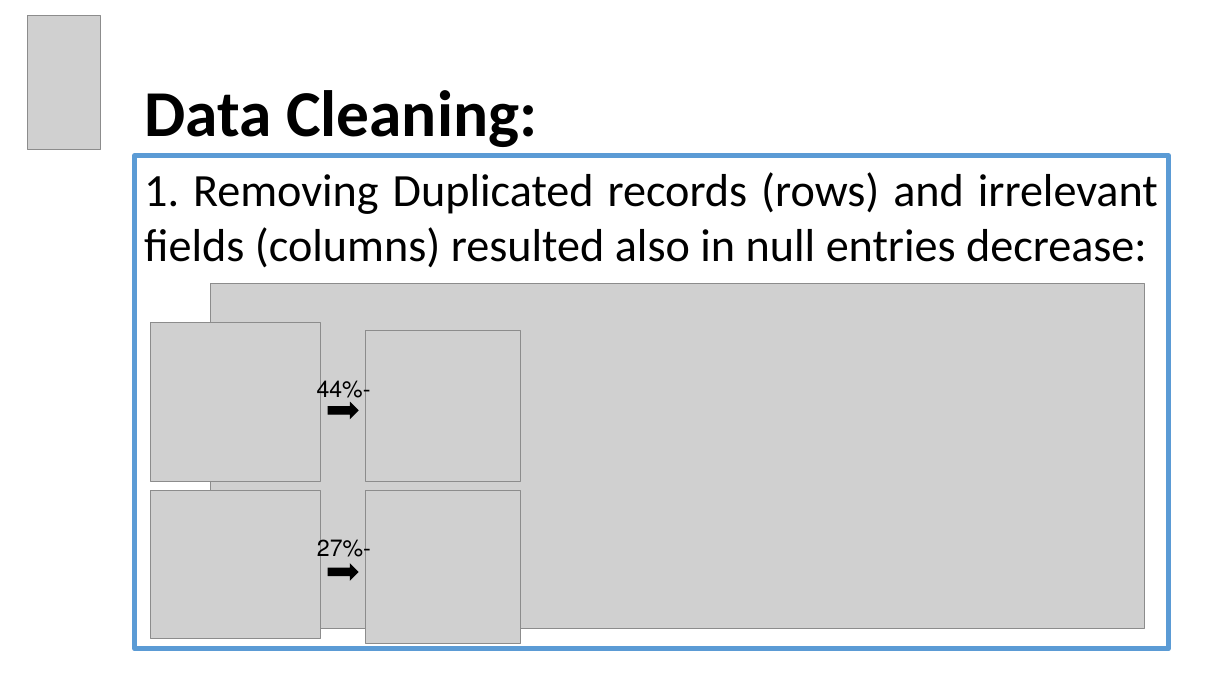
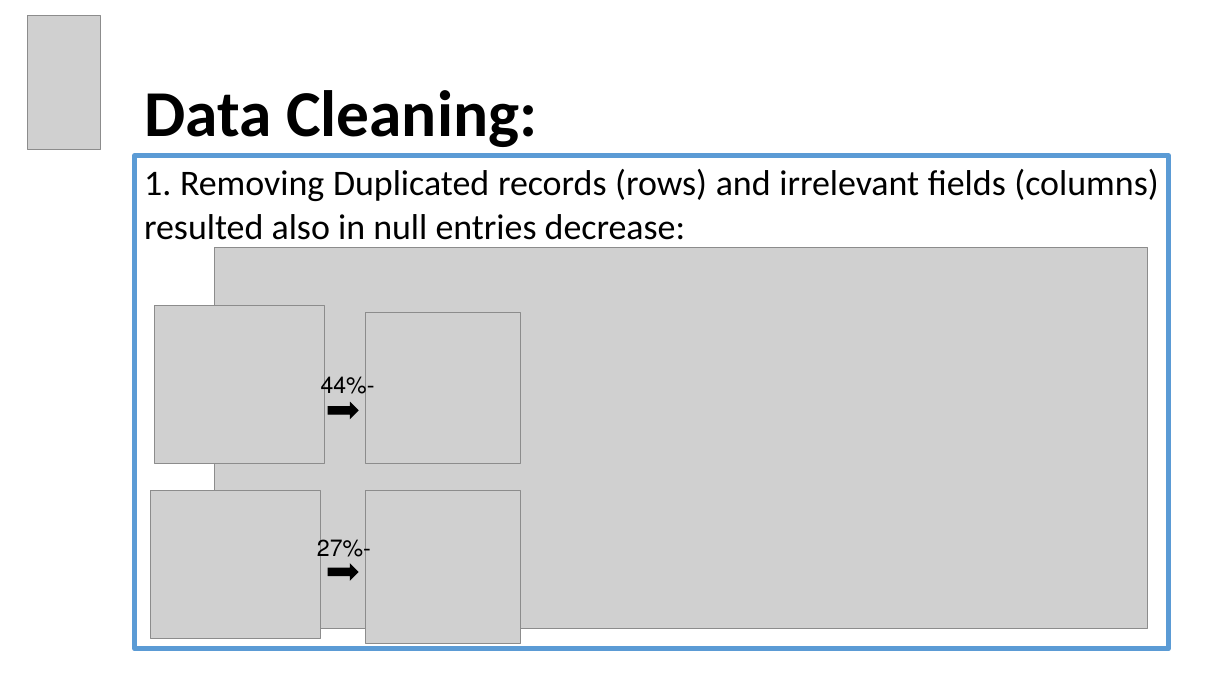
Before and after one commit to EyalVultz/Fianl-Project-Data-Analyst-Program-Hebrew-University-of-Jerusalem-Class-4-Group-2, a slide deck: slide 5 of Final Project Data Analyst Program Hebrew University of Jerusalem Class No. 4 Group 2.pptx. Drawn at 1232x693 pixels with LibreOffice and Linux fonts; fonts in the diff are those of the drawing; grey boxes stand for pictures. Boxes give left, top, right and bottom in pixels: in the first picture for what was removed or moved away, otherwise in the second. Text is boxed around its words. In the diff, an @@ line names an element or a change of style, - is before the commit and + after.

```diff
--- a/Final Project Data Analyst Program Hebrew University of Jerusalem Class No. 4 Group 2.pptx
+++ b/Final Project Data Analyst Program Hebrew University of Jerusalem Class No. 4 Group 2.pptx
@@ rectangle "1. Removing Duplicated records (rows) ..." at (135,155,1168,649): size 36 to 28 pt @@
@@ picture: place and size @@
-picture at (211,284,1144,628)
+picture at (214,248,1148,628)
@@ picture: place and size @@
-picture at (151,323,320,482)
+picture at (155,305,324,463)
@@ picture: place and size @@
-picture at (366,331,520,482)
+picture at (366,313,520,464)
@@ text "-44%": place and size @@
-text "-44%" at (317,378,363,404)
+text "-44%" at (321,375,367,401)
```
Also in this commit, not shown: 9 other slides changed.
